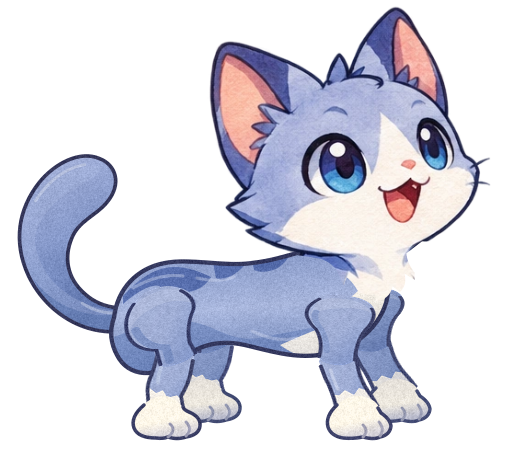
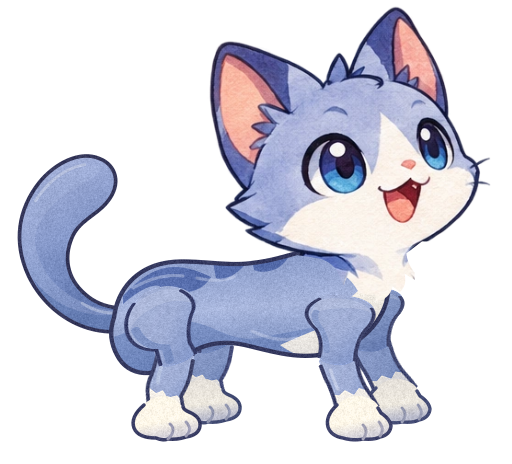
Layer changes from the first w=512, h=464 image to the second:
painted on "near-front / 掌垫" (1st of 15, in "侧面站姿 · 原装") over (342, 427, 380, 442)
painted on "near-hind / 掌垫" (1st of 15, in "侧面站姿 · 原装") over (155, 424, 186, 442)
painted on "far-front / 掌垫" (1st of 15, in "侧面站姿 · 原装") over (390, 410, 419, 425)
painted on "far-hind / 掌垫" (1st of 15, in "侧面站姿 · 原装") over (200, 408, 226, 425)
